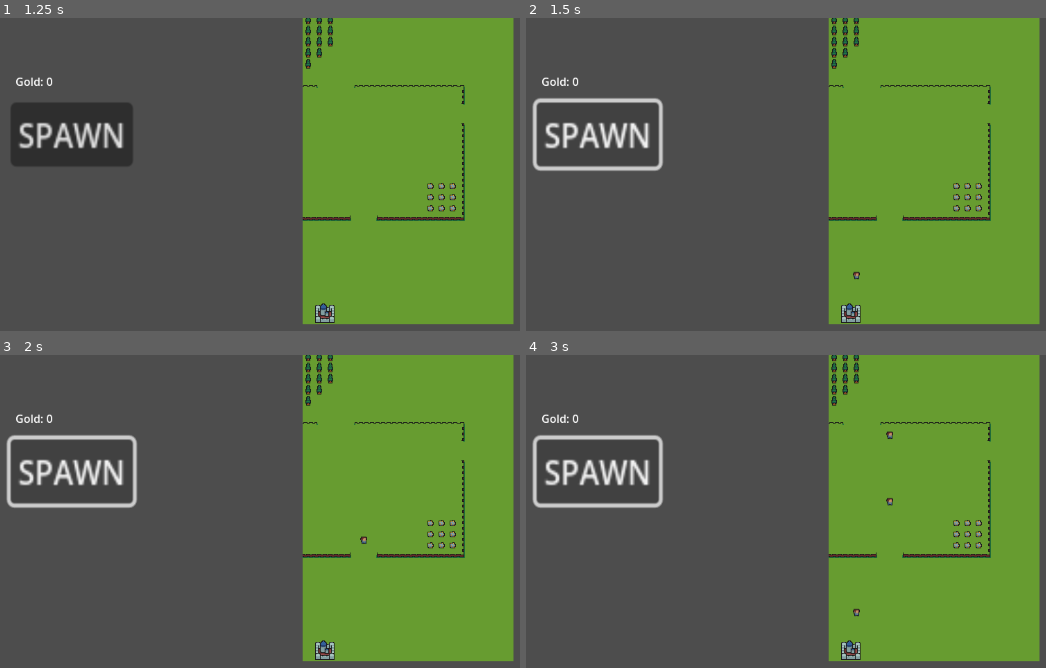
Above: before the commit, frames 1-4 (two rows, left to right).
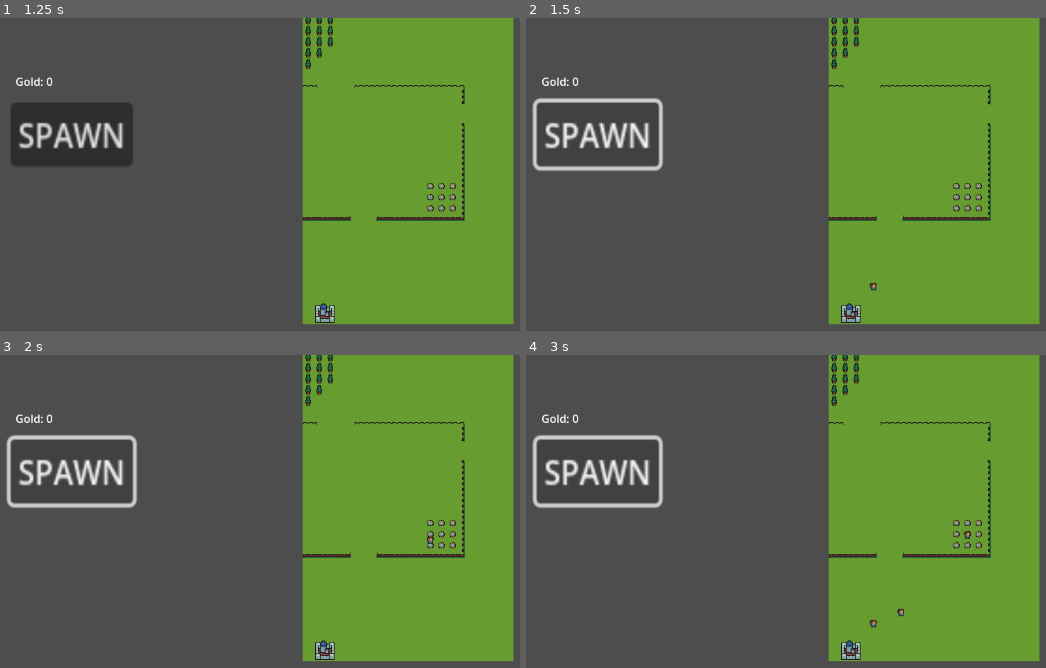
Above: after the commit, the same moments.

Repository: AndreastiUia/BachelorProject
Game: Godot game, scene res://menu.tscn
Same seed, same stepped clock (60 frames per second), same inputs: the game is played once before the commit and once after it.
Inputs:
- Up to frame 1 (1.25 s): click "Start" at 0.5 s
- Up to frame 2 (1.5 s): click "SPAWN" at 1.25 s
- Up to frame 3 (2 s): no input
- Up to frame 4 (3 s): click "SPAWN" at 2 s; click "SPAWN" at 2.75 s

Frame 1 is identical in both runs. In frame 2, less than 0.1% of the frame differs, in the area x 62-68%, y 81-88%; in frame 3, less than 0.1%; in frame 4, 0.2%, in the area x 62-86%, y 24-88%.

Commit message:
Can now gather and deliver resources

Diff:
--- a/TileMap.gd
+++ b/TileMap.gd
@@ -29,6 +29,7 @@
 		if resource_count == null:
 			return
 		print(resource_count)
+		print(local_to_map(get_global_mouse_position()))
 # Called every frame. 'delta' is the elapsed time since the previous frame.
 func _process(delta):
 	pass
--- a/bot.gd
+++ b/bot.gd
@@ -15,7 +15,7 @@
 var wood: int = 0
 var stone: int = 0
 var inventory: int = 0
-var inventory_size: int = 100
+var inventory_size: int = 10
 
 # Programming bots
 var program_index = 0
@@ -23,8 +23,8 @@
 var program_loop_end_index = []
 var program_if_not_index = []
 var program_if_end_index = []
-var program_array = [program_func.WHILE_START, program_func.MOVE_TO_POS, Vector2i(1,-5), program_func.MOVE_TO_POS, Vector2i(5,-6),program_func.WHILE_START, program_func.MOVE_UP, program_func.IF, "5 == 10", program_func.WHILE_BREAK, program_func.IF_END, program_func.WHILE_END, program_func.WHILE_END, program_func.MOVE_UP]
-enum program_func {MOVE_LEFT, MOVE_RIGHT, MOVE_UP, MOVE_DOWN, MOVE_TO_POS, WHILE_START, WHILE_BREAK, WHILE_END, IF, IF_NOT, IF_END, SEARCH, GATHER_RESOURCE}
+var program_array = [program_func.WHILE_START, program_func.MOVE_TO_POS, Vector2i(12,-12), program_func.WHILE_START, program_func.GATHER_RESOURCE, program_func.IF, "inventory >= inventory_size", program_func.WHILE_BREAK, program_func.IF_END, program_func.WHILE_END, program_func.MOVE_TO_POS, Vector2i(2,-1), program_func.WHILE_START, program_func.DELIVER_RESOURCE, program_func.IF, "inventory == 0", program_func.WHILE_BREAK, program_func.IF_END, program_func.WHILE_END, program_func.WHILE_END]
+enum program_func {MOVE_LEFT, MOVE_RIGHT, MOVE_UP, MOVE_DOWN, MOVE_TO_POS, WHILE_START, WHILE_BREAK, WHILE_END, IF, IF_NOT, IF_END, SEARCH, GATHER_RESOURCE, DELIVER_RESOURCE}
 
 
 func _ready():
@@ -56,31 +56,13 @@
 	# Return if there is no resource on the current tile
 	if tile_data == null:
 		return
-
-	var resource_count = Global.resource_count.get(tile_map.local_to_map(global_position))
-
-	if !resource_count == null:
-		# Remove the resource if the resource is depleted
-		if resource_count <= 0 && !tile_data.get_custom_data("base"):
-			tile_map.set_cell(1, tile_map.local_to_map(global_position), -1)
-
-
-		# Gather resource if inventory is less than inventory_size
-		if resource_count > 0:
-			resource_count -= 1
-			if inventory < inventory_size:
-				if tile_data.get_custom_data("resource_type") == "gold":
-					gold += 1
-				# Decrement resource_count on current tile
-				Global.resource_count[tile_map.local_to_map(global_position)] = resource_count
-
+	"""
 	if tile_data.get_custom_data("base"):
 		# "deliver" inventory at base
 		if gold > 0:
 			gold -= 1
 			Global.base_gold += 1
-	inventory = gold + wood + stone
-
+		"""
 	"""
 	# Gather gold loop
 	var path: Array[Vector2i]
@@ -196,6 +178,41 @@
 			if !test_expression(program_array[program_index]):
 				program_index = program_if_end_index.front()
 			program_if_end_index.pop_front()
+
+		program_func.GATHER_RESOURCE:
+			# Get resource_count on current tile from global dict
+			var resource_count = Global.resource_count.get(tile_map.local_to_map(global_position))
+			var tile_data = tile_map.get_cell_tile_data(1, tile_map.local_to_map(global_position))
+
+			if !resource_count == null:
+				# Gather resource if inventory is less than inventory_size
+				if resource_count > 0 && inventory < inventory_size:
+					resource_count -= 1
+					# Remove the resource if the resource is depleted
+					if resource_count <= 0 && !tile_data.get_custom_data("base"):
+						tile_map.set_cell(1, tile_map.local_to_map(global_position), -1)
+					if tile_data.get_custom_data("resource_type") == "gold":
+						gold += 1
+				# Decrement resource_count on current tile
+				Global.resource_count[tile_map.local_to_map(global_position)] = resource_count
+
+			update_inventory()
+			print(inventory)
+
+		program_func.DELIVER_RESOURCE:
+			var tile_data = tile_map.get_cell_tile_data(1, tile_map.local_to_map(global_position))
+
+			# Return if there is no resource on the current tile
+			if tile_data == null:
+				return
+
+			if tile_data.get_custom_data("base"):
+				# "deliver" inventory at base
+				if gold > 0:
+					gold -= 1
+					Global.base_gold += 1
+				update_inventory()
+
 	program_index += 1
 
 func test_expression(statement):
@@ -204,3 +221,6 @@
 	var result = expression.execute([], self)
 	print(result)
 	return result
+
+func update_inventory():
+	inventory = gold + stone + wood
